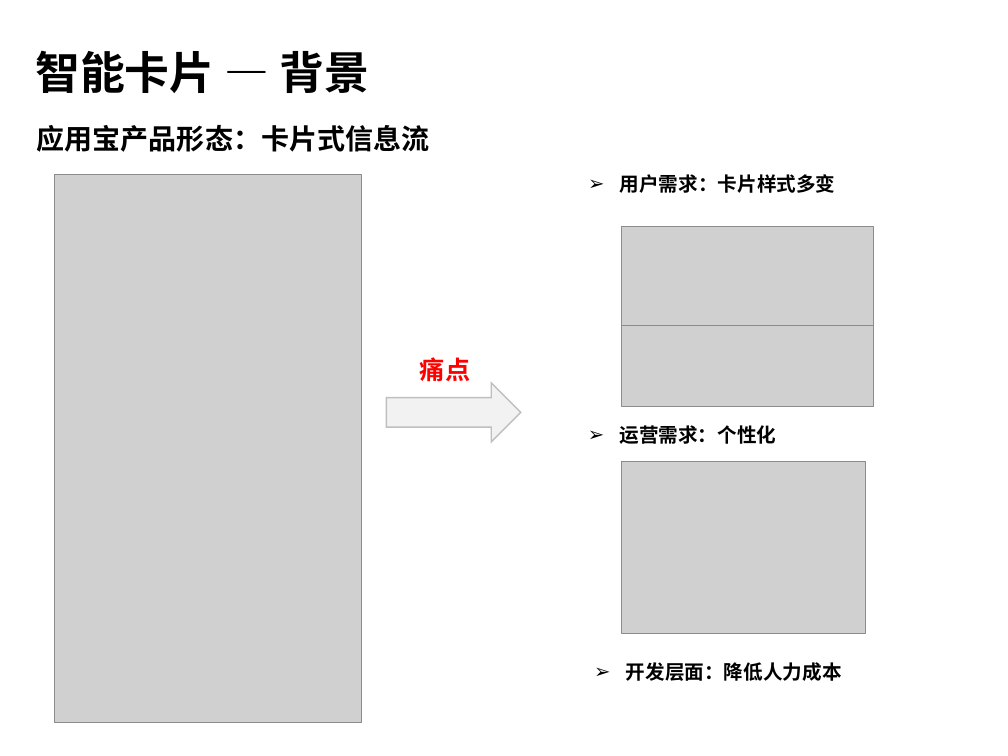
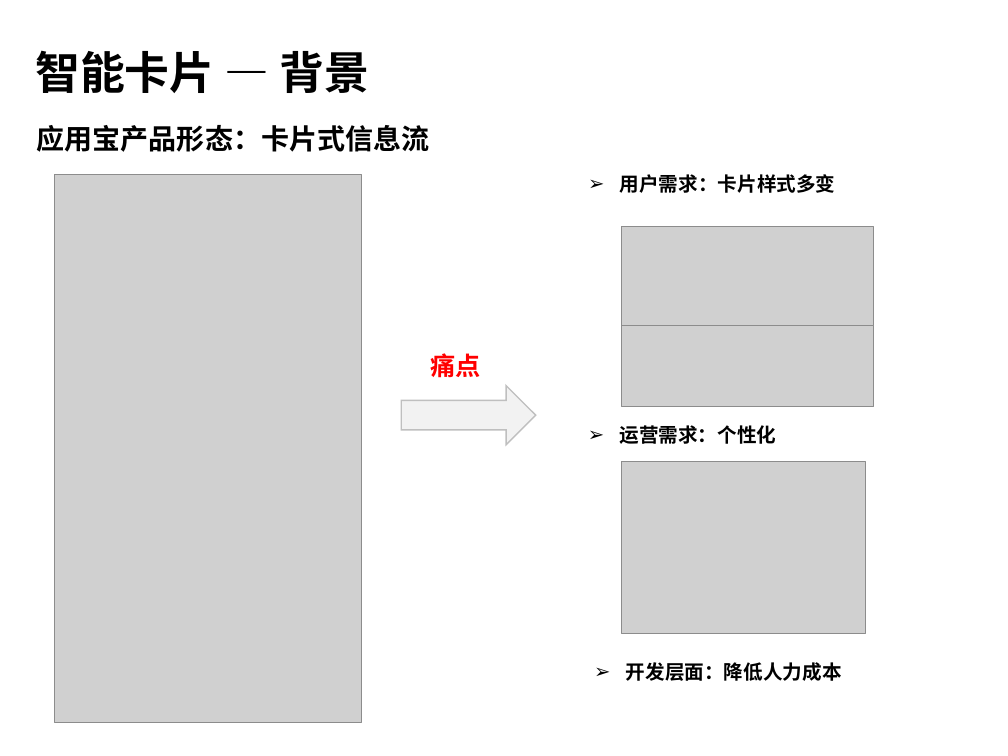
Before and after one commit to hamlingong/data, a slide deck: slide 4 of promote/龚海龙-v1.0.ppt. Drawn at 1008x756 pixels with LibreOffice and Linux fonts; fonts in the diff are those of the drawing; grey boxes stand for pictures; background and template pictures are left out. Boxes give left, top, right and bottom in pixels: in the first picture for what was removed or moved away, otherwise in the second. Text is boxed around its words. In the diff, an @@ line names an element or a change of style, - is before the commit and + after.

```diff
--- a/promote/龚海龙-v1.0.ppt
+++ b/promote/龚海龙-v1.0.ppt
@@ text "痛点": place and size @@
-text "痛点" at <box>420,357,470,382</box>
+text "痛点" at <box>430,353,480,378</box>
@@ right arrow: place and size @@
-right arrow at <box>386,383,520,443</box>
+right arrow at <box>401,386,535,446</box>
```
Also in this commit, not shown: 7 other slides changed.
